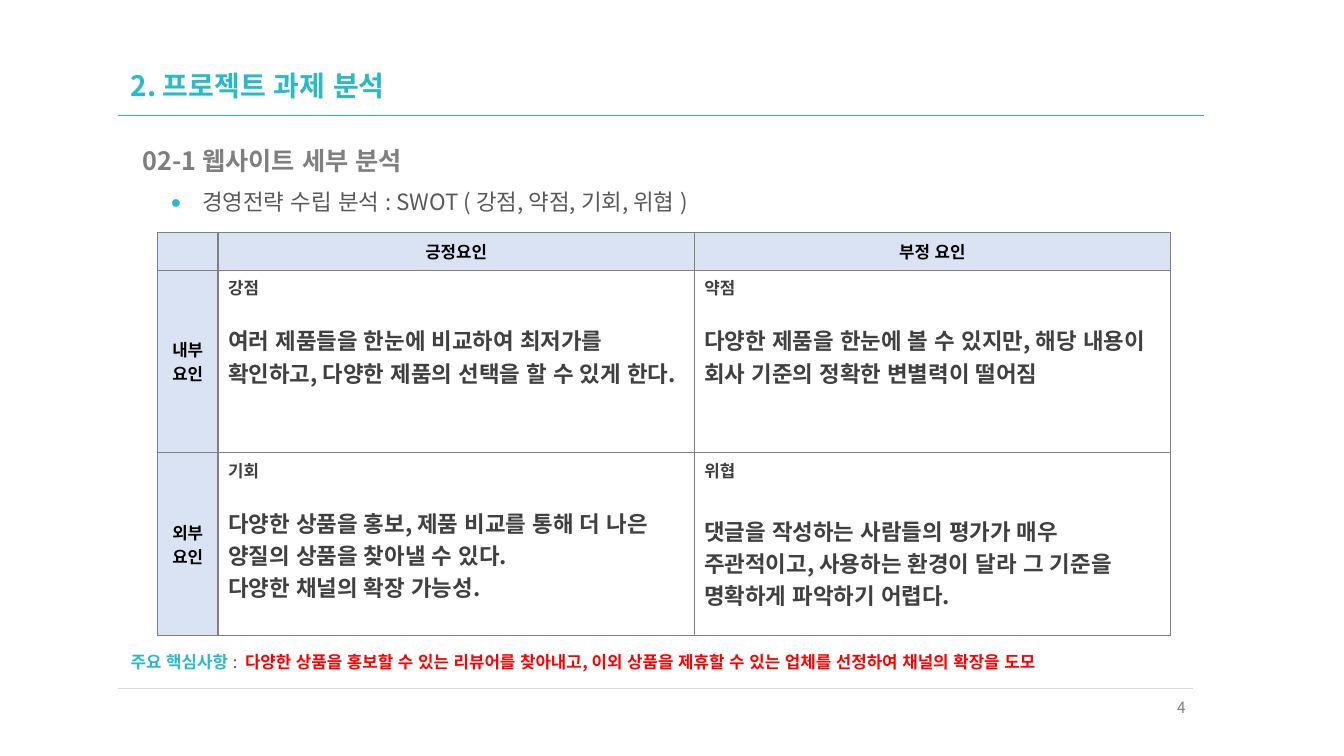
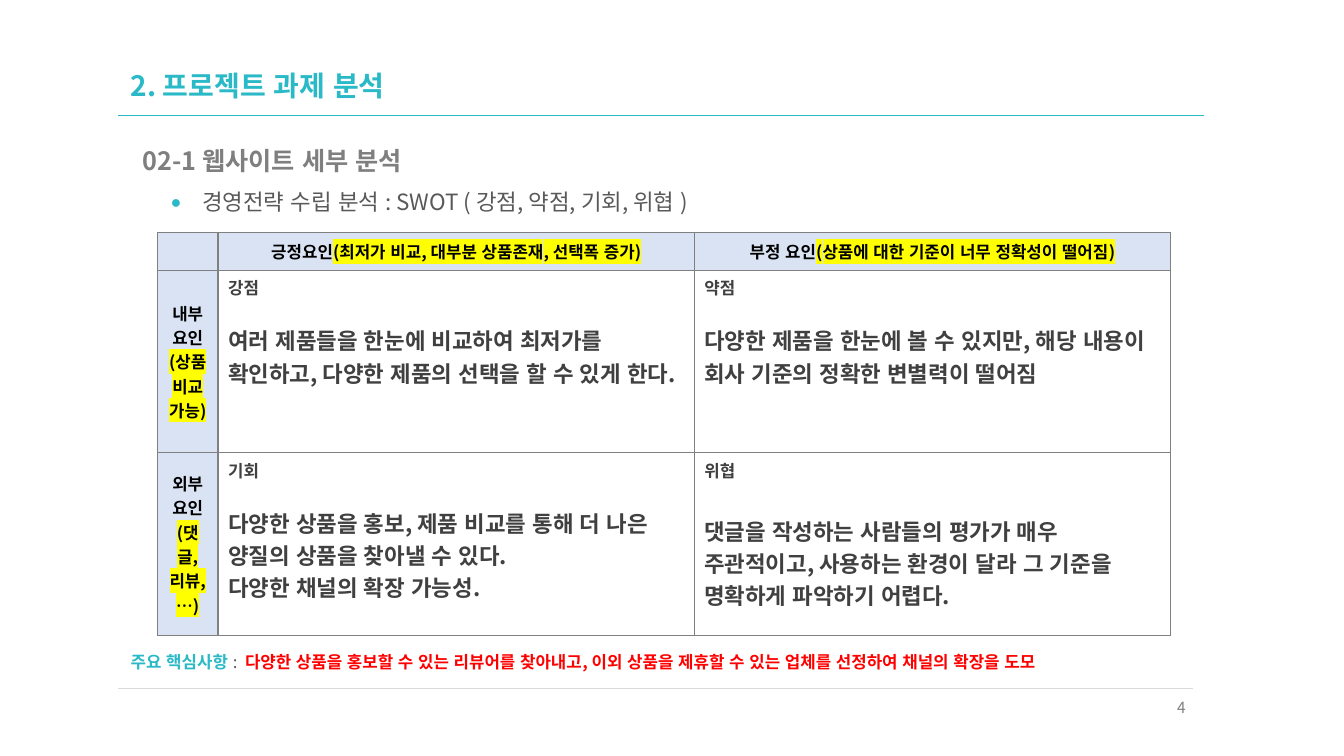
Before and after one commit to ekfka4863/frontEndCource_210901, a slide deck: slide 4 of source/n_01_UIUX요구분석_다나와닷컴.pptx. Drawn at 1344x756 pixels with LibreOffice and Linux fonts; fonts in the diff are those of the drawing. Boxes give left, top, right and bottom in pixels: in the first picture for what was removed or moved away, otherwise in the second. Text is boxed around its words. In the diff, an @@ line names an element or a change of style, - is before the commit and + after.

```diff
--- a/source/n_01_UIUX요구분석_다나와닷컴.pptx
+++ b/source/n_01_UIUX요구분석_다나와닷컴.pptx
@@ table at [157,233,1170,636] @@
-row 1, column 2: 긍정요인
+row 1, column 2: 긍정요인(최저가 비교, 대부분 상품존재, 선택폭 증가)
-row 1, column 3: 부정 요인
+row 1, column 3: 부정 요인(상품에 대한 기준이 너무 정확성이 떨어짐)
-row 2, column 1: 내부요인
+row 2, column 1: 내부요인 / (상품비교가능)
-row 3, column 1: 외부요인
+row 3, column 1: 외부요인 / (댓글, 리뷰, …)
```
Also in this commit, not shown: 7 other slides changed, 2 slides added, 5 other files.
